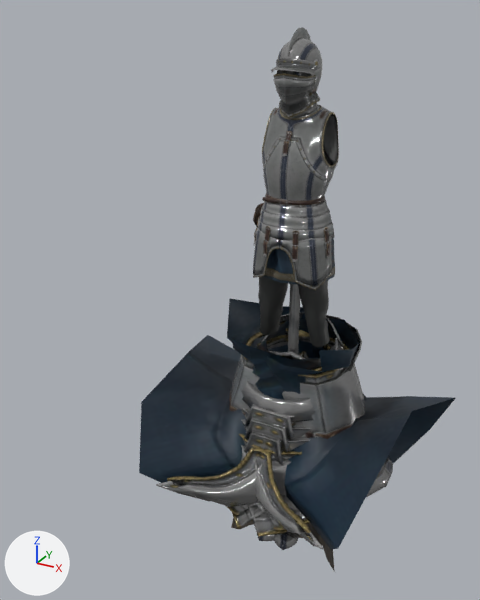
A saved change to the glTF model public/knight.glb.
The view is the same before and after, from a 50 mm lens placed at (1.4, -3.2, 2.21), pointed at (-0.25, -0.2, 0.71). The axes (+X, +Y, +Z) are drawn at lower left. The lights are the same throughout. The older version comes first. Vertices at exactly the same position are counted once.

Before the edit, the objects in view are built like this:
```python
ob_body = bpy.data.objects.new('body', me_body)
ob_body.location = (0.0, 0.0, 0.0)
ob_forearm_negative = bpy.data.objects.new('forearm-negative', me_forearm_negative)
ob_forearm_negative.location = (0.0, 0.0, 0.0)
ob_forearm_positive = bpy.data.objects.new('forearm-positive', me_forearm_positive)
ob_forearm_positive.location = (0.0, 0.0, 0.0)
ob_hand_negative = bpy.data.objects.new('hand-negative', me_hand_negative)
ob_hand_negative.location = (0.0, 0.0, 0.0)
ob_leg_positive = bpy.data.objects.new('leg-positive', me_leg_positive)
ob_leg_positive.location = (0.0, 0.0, 0.0)
ob_shield = bpy.data.objects.new('shield', me_shield)
ob_shield.location = (0.0, 0.0, 0.0)
ob_sword = bpy.data.objects.new('sword', me_sword)
ob_sword.location = (0.0, 0.0, 0.0)
ob_upper_negative = bpy.data.objects.new('upper-negative', me_upper_negative)
ob_upper_negative.location = (0.0, 0.0, 0.0)
ob_upper_positive = bpy.data.objects.new('upper-positive', me_upper_positive)
ob_upper_positive.location = (0.0, 0.0, 0.0)
# also in view: 'helm' at (0.0, -0.06, 1.92)
```
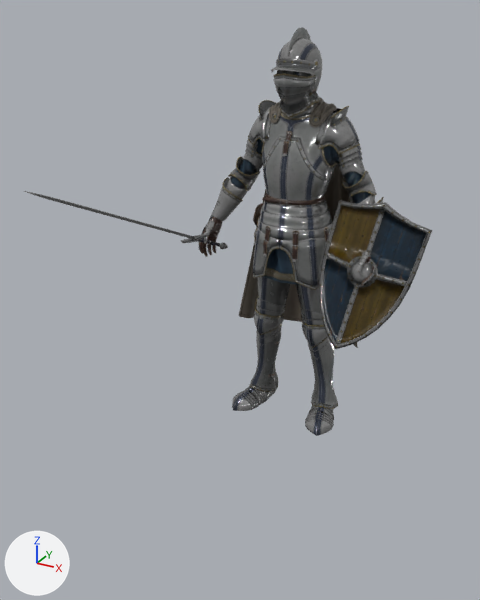
Where the newer file only moved an object's origin or applied its transform, the numbers keep the older frame.

Edits to the bpy script that builds the scene:
```text
Change me_forearm_positive:
    remove me_forearm_positive.from_pydata(...)  # 559 vertices, 1021 faces; spans x -0.567..0.603, y -0.462..0.616, z -0.632..0.355
    add me_forearm_positive.from_pydata(...)  # 559 vertices, 1021 faces; spans x -0.082..0.155, y -0.123..0.097, z -0.245..0.101
    me_forearm_positive part 2: the whole mesh is multiplied about its middle by the matrix ((-0.016, 0.129, 0.152), (0.129, 0.04, -0.123), (-0.062, 0.05, -0.292)), then moved by (0.034, -0.106, 0.058)
Change me_forearm_negative:
    remove me_forearm_negative.from_pydata(...)  # 562 vertices, 1026 faces; spans x -0.603..0.567, y -0.462..0.616, z -0.62..0.355
    add me_forearm_negative.from_pydata(...)  # 562 vertices, 1026 faces; spans x -0.155..0.082, y -0.123..0.097, z -0.245..0.101
    me_forearm_negative part 5: the whole mesh is multiplied about its middle by the matrix ((-0.016, -0.129, -0.152), (-0.129, 0.04, -0.123), (0.062, 0.05, -0.292)), then moved by (-0.035, -0.107, 0.05)
Change me_upper_positive:
    remove me_upper_positive.from_pydata(...)  # 782 vertices, 1375 faces; spans x -0.402..0.882, y -0.745..0.71, z -0.701..0.629
    add me_upper_positive.from_pydata(...)  # 782 vertices, 1375 faces; spans x -0.109..0.21, y -0.134..0.132, z -0.351..0.097
    me_upper_positive part 1: the whole mesh is multiplied about its middle by the matrix ((-0.171, 0.005, 0.134), (0.005, 0.183, -0.002), (-0.064, 0.001, -0.357)), then moved by (-0.229, 0.015, -0.12)
Change me_upper_negative:
    remove me_upper_negative.from_pydata(...)  # 800 vertices, 1408 faces; spans x -0.882..0.389, y -0.745..0.71, z -0.701..0.582
    add me_upper_negative.from_pydata(...)  # 800 vertices, 1408 faces; spans x -0.192..0.109, y -0.134..0.132, z -0.342..0.097
    me_upper_negative part 4: the whole mesh is multiplied about its middle by the matrix ((-0.171, -0.005, -0.134), (-0.005, 0.183, -0.002), (0.064, 0.001, -0.357)), then moved by (0.24, 0.015, -0.088)
Change me_shield:
    remove me_shield.from_pydata(...)  # 767 vertices, 1494 faces; spans x -0.246..0.246, y -0.06..0.056, z -0.418..0.365
    add me_shield.from_pydata(...)  # 767 vertices, 1494 faces; spans x 0.207..0.736, y -0.306..-0.04, z 0.601..1.352
    me_shield part 3: the whole mesh is multiplied about its middle by the matrix ((0.985, -0.022, 0.173), (-0.022, 0.97, 0.244), (-0.173, -0.244, 0.954)), then moved by (0.439, -0.179, 0.998)
Change me_sword:
    remove me_sword.from_pydata(...)  # 571 vertices, 1128 faces; spans x -0.2..0.2, y -0.03..0.03, z -0.19..1.92
    add me_sword.from_pydata(...)  # 571 vertices, 1128 faces; spans x -0.89..-0.39, y -1.07..-0.07, z 0.95..1.45
    me_sword part 6: the whole mesh is multiplied about its middle by the matrix ((0.509, -0.136, -0.232), (-0.136, 0.299, -0.473), (0.232, 0.473, 0.232)), then moved by (-0.65, -0.57, 0.34)
Change ob_forearm_positive:
    ob_forearm_positive.location: (0.0, 0.0, 0.0) -> (0.115, -0.00155, -0.305)
Change ob_forearm_negative:
    ob_forearm_negative.location: (0.0, 0.0, 0.0) -> (-0.115, -0.00155, -0.305)
Change ob_upper_positive:
    ob_upper_positive.location: (0.0, 0.0, 0.0) -> (0.205, 0.011, 1.671)
Change ob_upper_negative:
    ob_upper_negative.location: (0.0, 0.0, 0.0) -> (-0.205, 0.011, 1.671)
Change ob_hand_negative:
    ob_hand_negative.location: (0.0, 0.0, 0.0) -> (-0.129, -0.104, -0.246)
Change ob_leg_positive:
    ob_leg_positive.location: (0.0, 0.0, 0.0) -> (0.185, 0.0, 0.93)
Change ob_leg_negative:
    ob_leg_negative.location: (0.0, 0.0, 0.0) -> (-0.185, 0.0, 0.93)
Change ob_cape:
    ob_cape.location: (0.0, 0.0, 0.0) -> (0.0, 0.108, 1.581)
Change ob_sheath:
    ob_sheath.location: (0.0, 0.0, 0.0) -> (0.28, 0.14, 1.03)
```

Changed parts and their boxes [x1, y1, x2, y2] in the pictures (480 x 600 px):
'upper-positive', reshaped, moved: before [227, 299, 455, 549]; after [315, 106, 370, 195]
'upper-negative', reshaped, moved: before [139, 312, 362, 537]; after [231, 100, 276, 181]
'shield', reshaped (mostly hidden before): before [268, 350, 305, 360]; after [319, 200, 432, 349]
'forearm-positive', reshaped, moved: before [226, 333, 393, 521]; after [342, 171, 377, 204]
'leg-positive', moved: before [274, 532, 299, 550]; after [296, 284, 338, 436]
'leg-negative', moved (mostly hidden before): before [258, 534, 275, 541]; after [232, 277, 290, 411]
'cape', moved (mostly hidden before): before [231, 518, 335, 572]; after [239, 97, 358, 348]
'forearm-negative', reshaped, moved: before [229, 328, 331, 531]; after [226, 156, 261, 217]
'sword', reshaped: before [288, 74, 304, 354]; after [24, 191, 228, 249]
'hand-negative', moved (mostly hidden before): before [302, 350, 309, 359]; after [198, 177, 243, 257]
'hand-positive', moved (mostly hidden before): before [300, 350, 304, 357]; after [356, 197, 384, 286]
'sheath', moved (not visible afterwards): before [290, 333, 296, 352]
